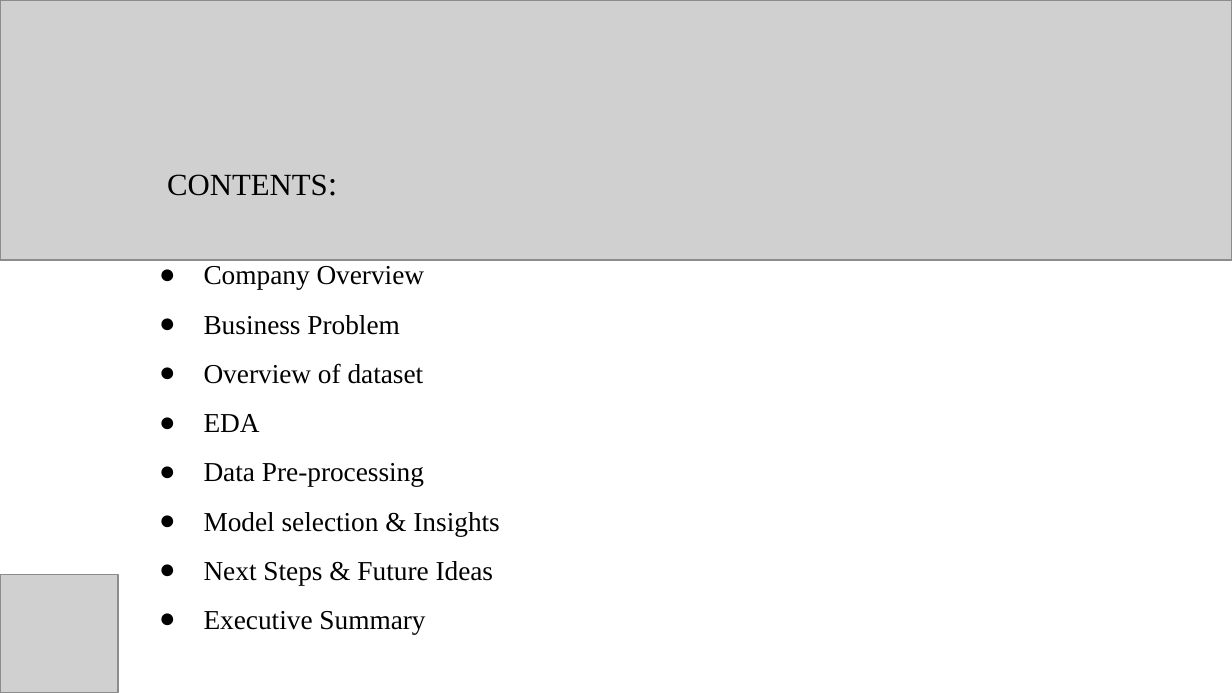
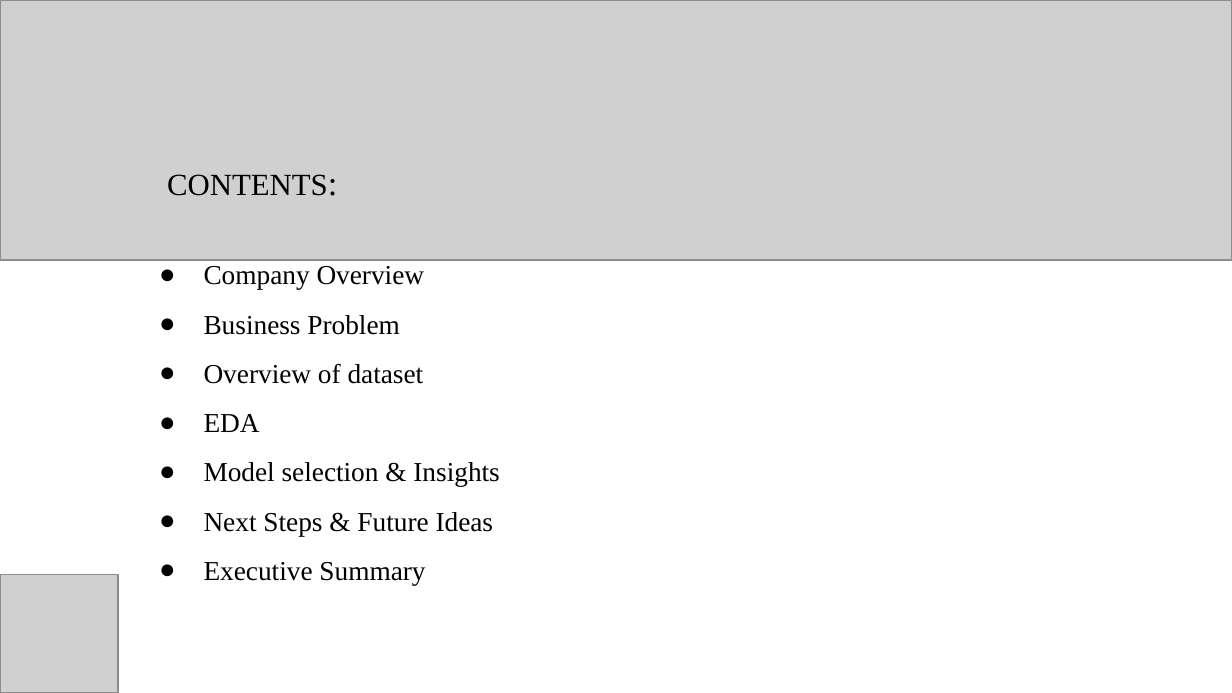
Before and after one commit to ShreyaRokati/MSBA-Capstone-Team-Submission, a slide deck: slide 2 of MSBA Capestone Presentation .pptx. Drawn at 1232x693 pixels with LibreOffice and Linux fonts; fonts in the diff are those of the drawing; grey boxes stand for pictures. Boxes give left, top, right and bottom in pixels: in the first picture for what was removed or moved away, otherwise in the second. Text is boxed around its words. In the diff, an @@ line names an element or a change of style, - is before the commit and + after.

```diff
--- a/MSBA Capestone Presentation .pptx
+++ b/MSBA Capestone Presentation .pptx
@@ text at [204,463,424,486]: paragraph removed @@
-● Data Pre-processing
```
Also in this commit, not shown: 8 other slides changed, 1 slide added.
